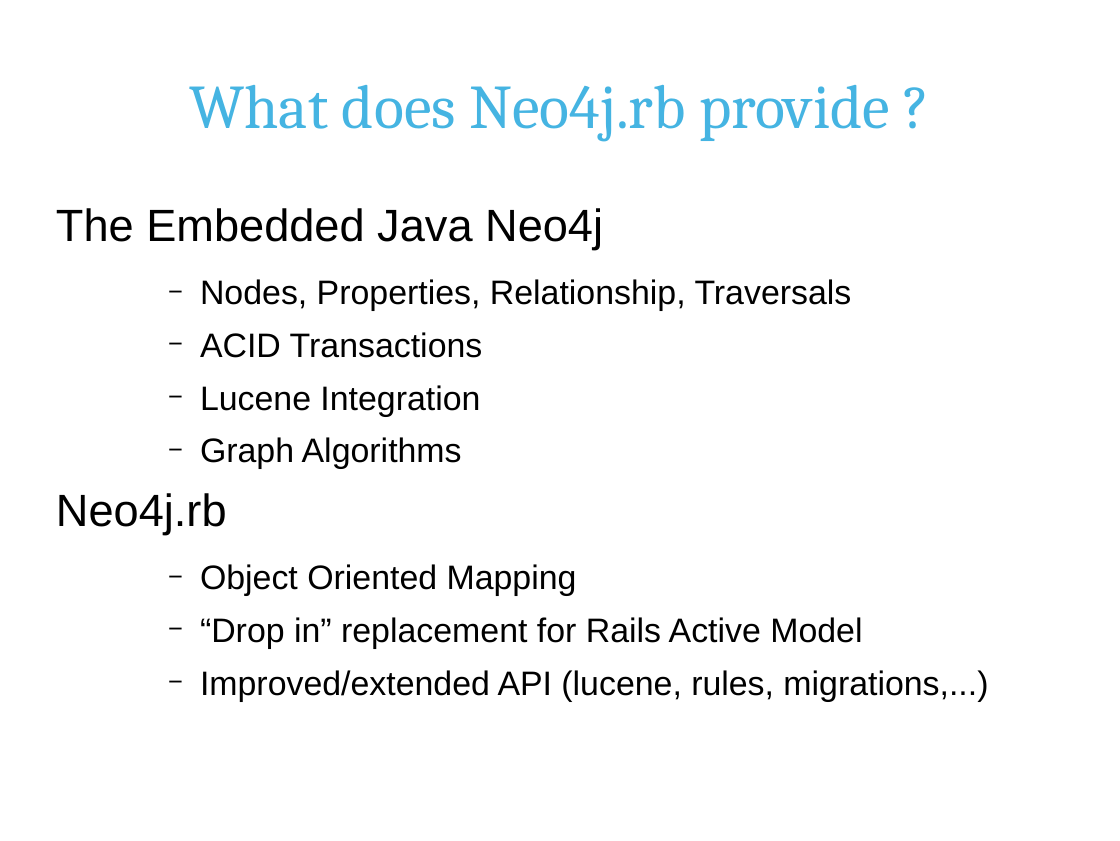
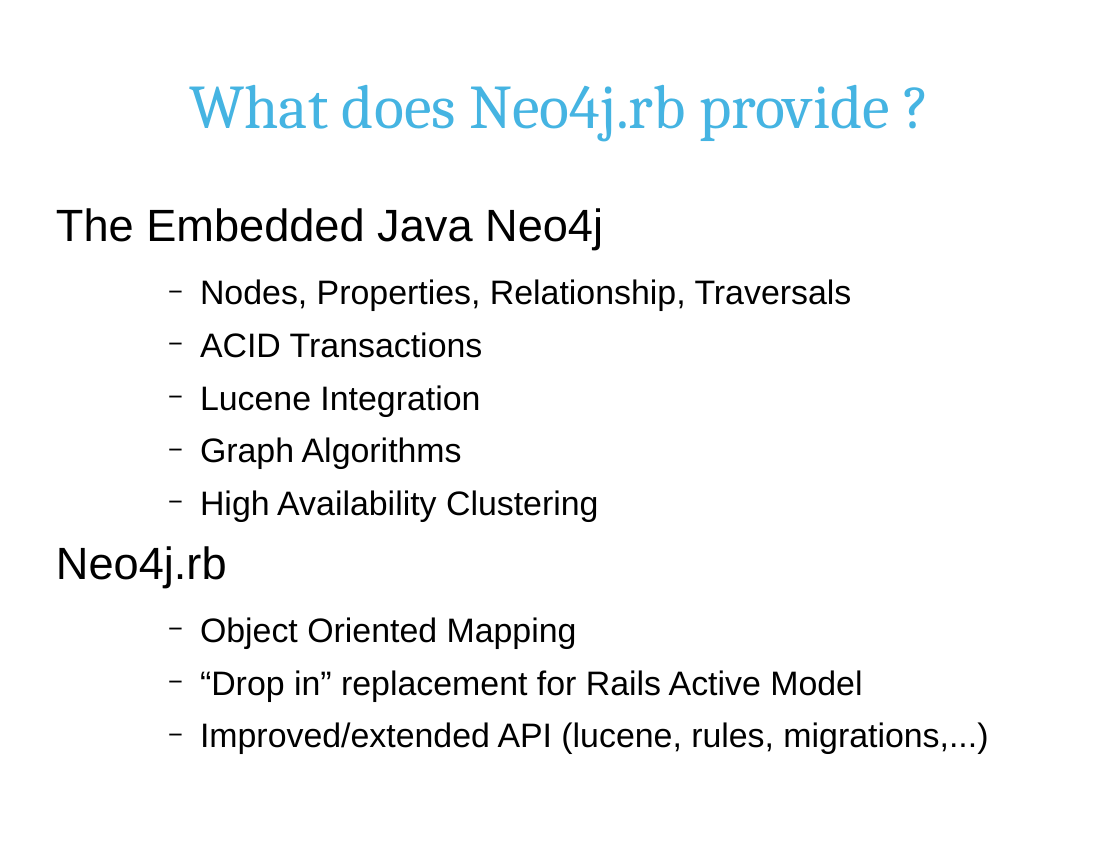
Before and after one commit to andreasronge/andreasronge.github.com, a slide deck: slide 15 of rails-conf.rb.odp. Drawn at 1120x841 pixels with LibreOffice and Linux fonts; fonts in the diff are those of the drawing; background and template pictures are left out. Boxes give left, top, right and bottom in pixels: in the first picture for what was removed or moved away, otherwise in the second. Text is boxed around its words. In the diff, an @@ line names an element or a change of style, - is before the commit and + after.

```diff
--- a/rails-conf.rb.odp
+++ b/rails-conf.rb.odp
@@ text at <box>200,490,598,522</box>: paragraph added @@
+    − High Availability Clustering
```
Also in this commit, not shown: 5 other slides changed, 1 other file.
